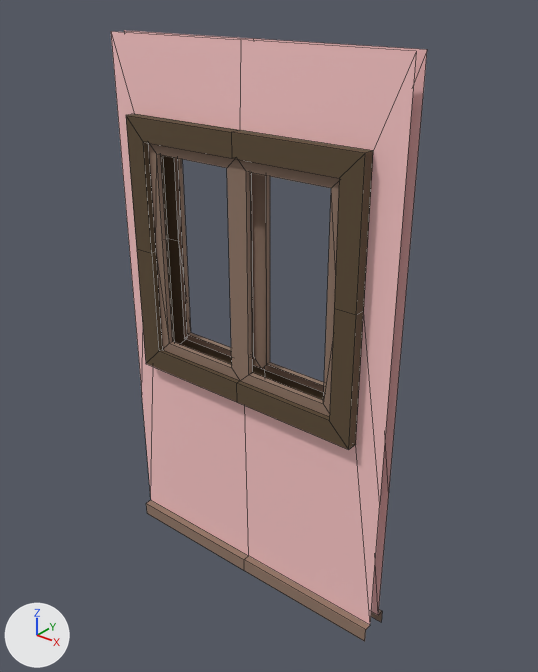
Renders of the FBX model Content/Game_Art/FBX/Archi/SM_Fenetre_Double_1_1x2.fbx from each side of a commit.
Camera for both pictures: a 50 mm lens placed at (2.66, -3.14, 3.8), pointed at (0.07, 0.09, 1.8). The axes (+X, +Y, +Z) are drawn at lower left. The lights are the same throughout. Mesh edges are drawn as thin lines.

Objects in the first picture: 'SM_Fenetre_Double_1_1x2'.
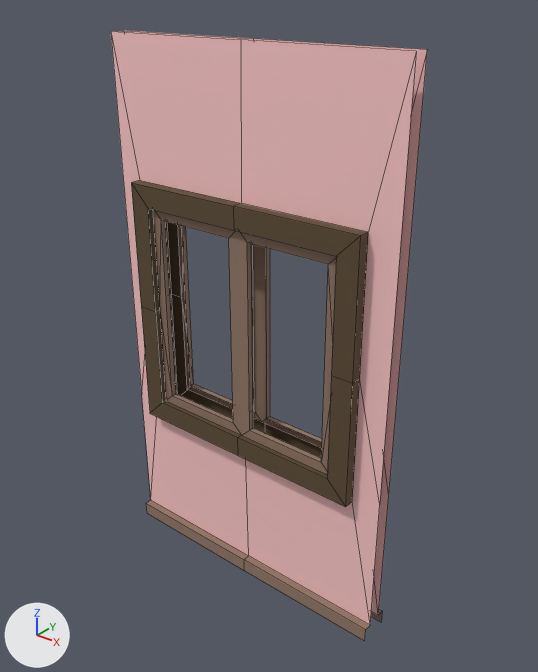
Where the change shows, as pixel boxes [x1, y1, x2, y2] in the pictures (538 x 672 px; the box of a moved part takes in the faces that stretch with it):
part 1 of me_mesh, moved or reshaped
    both: [111, 33, 427, 622]

Edits to the bpy script that builds the scene:
```text
Change me_mesh:
    where me_mesh.from_pydata(...)  # 124 vertices, 110 faces; spans x -1.0..1.0, y -0.14..0.14, z 0.0..3.5
    used by ob_sm_fenetre_double_1_1x2; location = (0.0, 0.0, 0.0)
    me_mesh part 1: all 96 vertices in x -0.83..0.83, y -0.14..0.14, z 1.4..3.05 are moved by (0.0, 0.0, -0.4)
```
